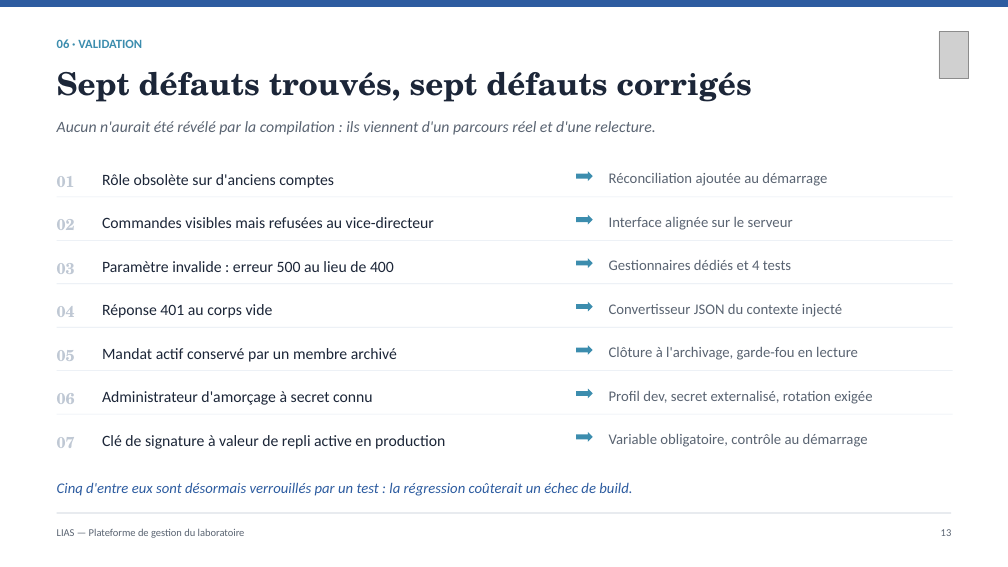
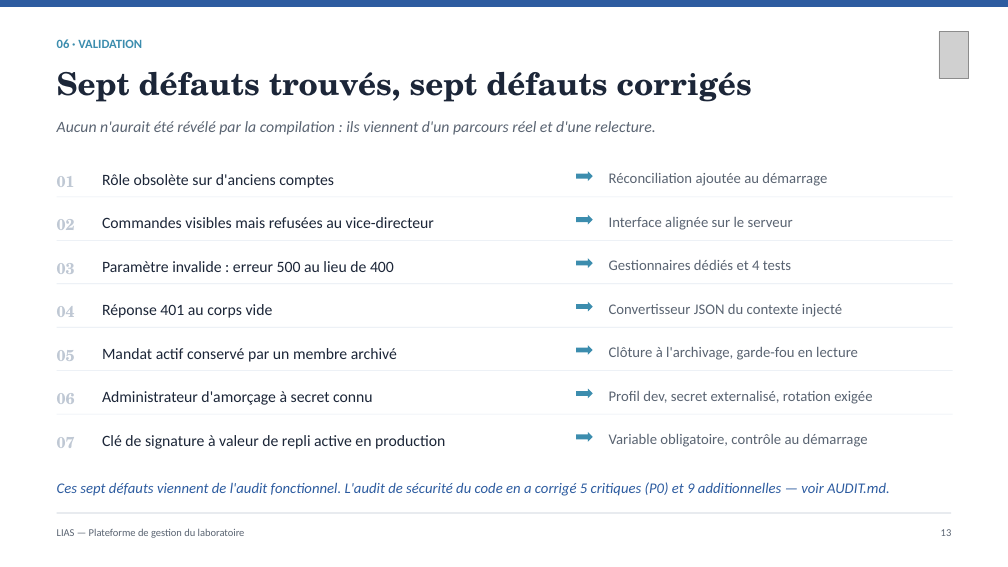
Before and after one commit to DOUAEM449/LIAS-Lab-Management, a slide deck: slide 13 of docs/report/Soutenance_LIAS.pptx. Drawn at 1008x567 pixels with LibreOffice and Linux fonts; fonts in the diff are those of the drawing; grey boxes stand for pictures. Boxes give left, top, right and bottom in pixels: in the first picture for what was removed or moved away, otherwise in the second. Text is boxed around its words. In the diff, an @@ line names an element or a change of style, - is before the commit and + after.

```diff
--- a/docs/report/Soutenance_LIAS.pptx
+++ b/docs/report/Soutenance_LIAS.pptx
@@ text at (57,482,890,496): text changed @@
-Cinq d'entre eux sont désormais verrouillés par un test : la régression coûterait un échec de build.
+Ces sept défauts viennent de l'audit fonctionnel. L'audit de sécurité du code en a corrigé 5 critiques (P0) et 9 additionnelles — voir AUDIT.md.
```
Also in this commit, not shown: 3 other slides changed, 14 other files.
